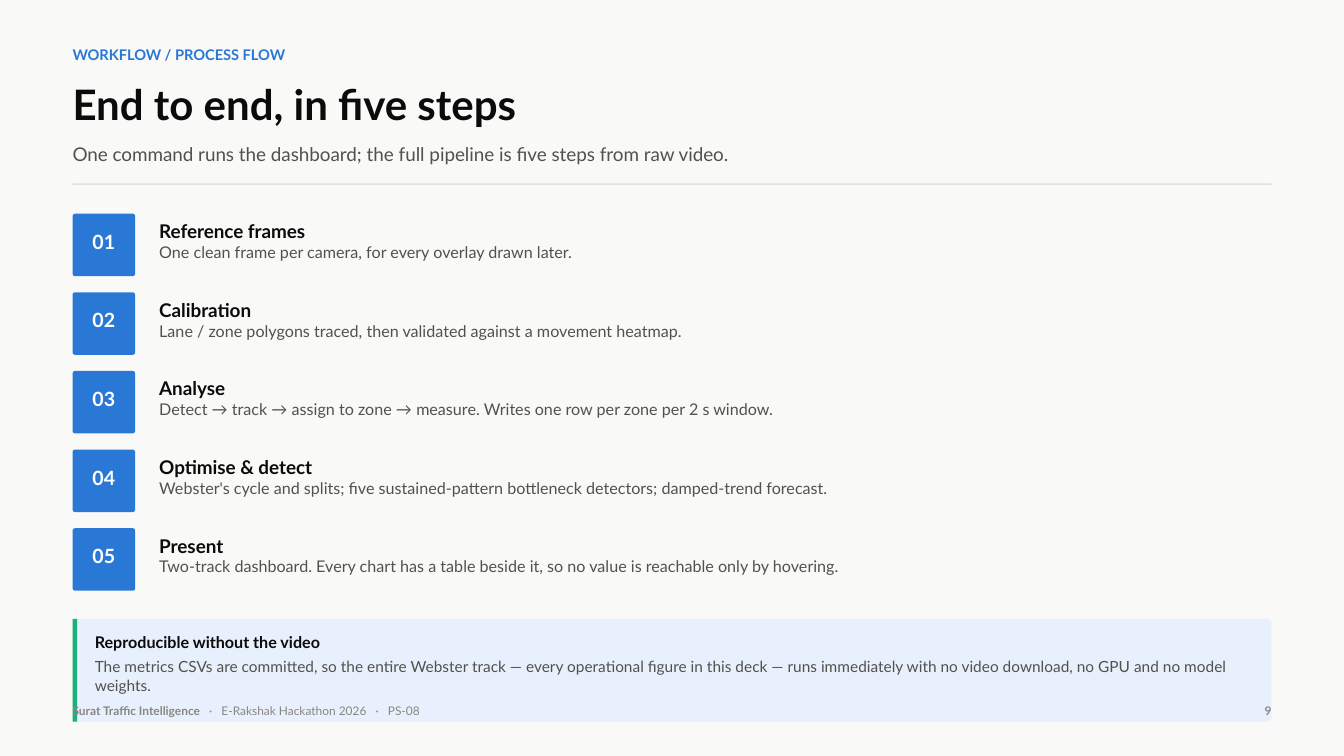
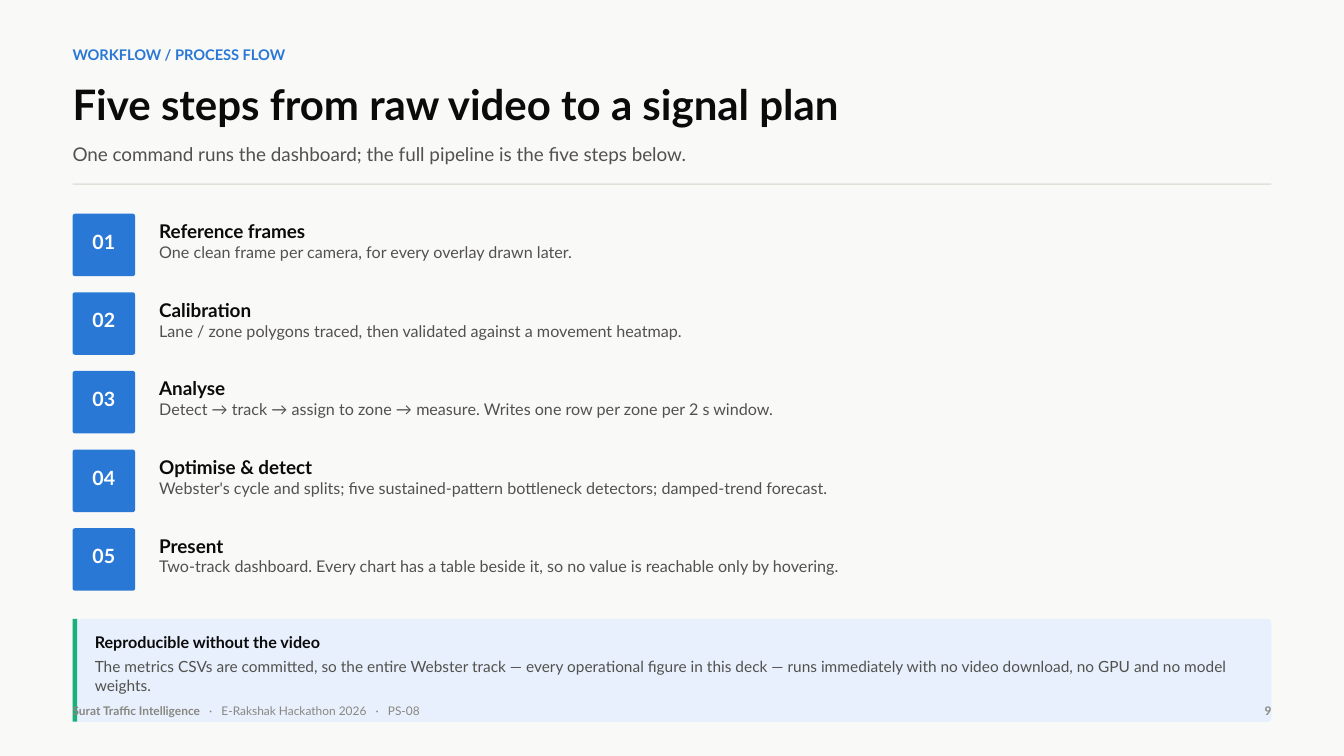
Before and after one commit to Nikhil-AI-Labs/Traffic-Management-System, a slide deck: slide 9 of submission/Surat-Traffic-Intelligence-PS08.pptx. Drawn at 1344x756 pixels with LibreOffice and Linux fonts; fonts in the diff are those of the drawing. Boxes give left, top, right and bottom in pixels: in the first picture for what was removed or moved away, otherwise in the second. Text is boxed around its words. In the diff, an @@ line names an element or a change of style, - is before the commit and + after.

```diff
--- a/submission/Surat-Traffic-Intelligence-PS08.pptx
+++ b/submission/Surat-Traffic-Intelligence-PS08.pptx
@@ text at box(73, 88, 838, 128): text changed @@
-End to end, in five steps
+Five steps from raw video to a signal plan
@@ text at box(73, 147, 686, 165): text changed @@
-One command runs the dashboard; the full pipeline is five steps from raw video.
+One command runs the dashboard; the full pipeline is the five steps below.
```
Also in this commit, not shown: 9 other slides changed, 2 other files.
